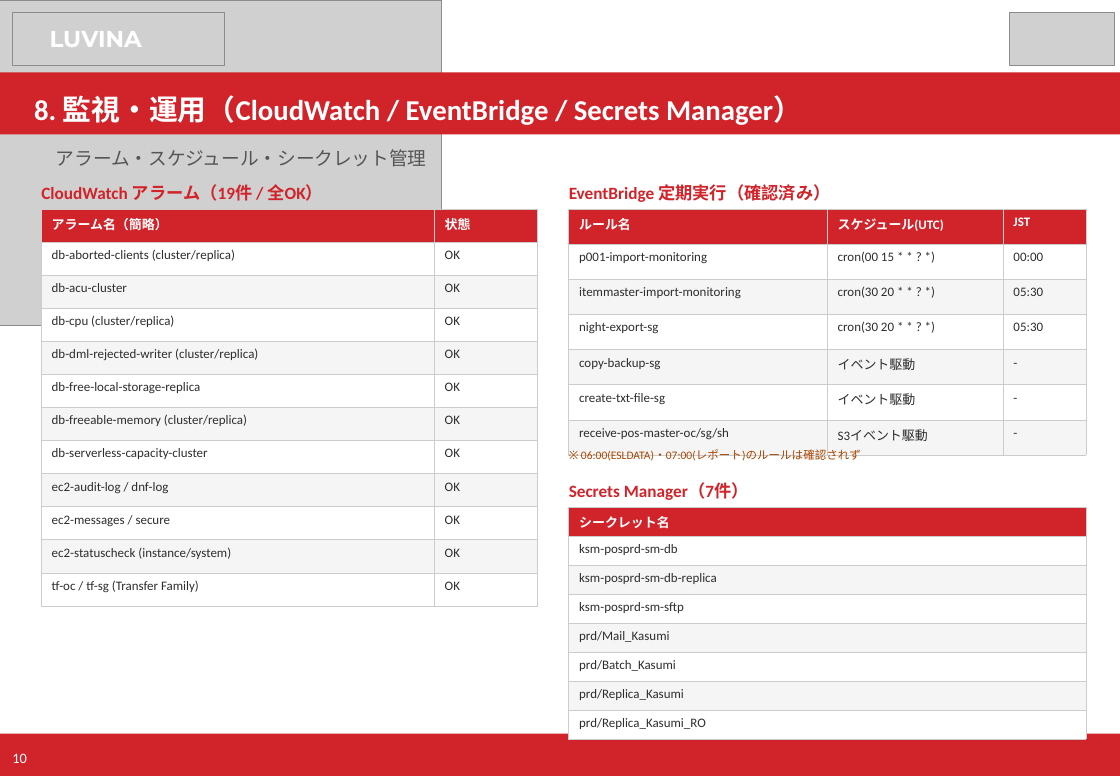
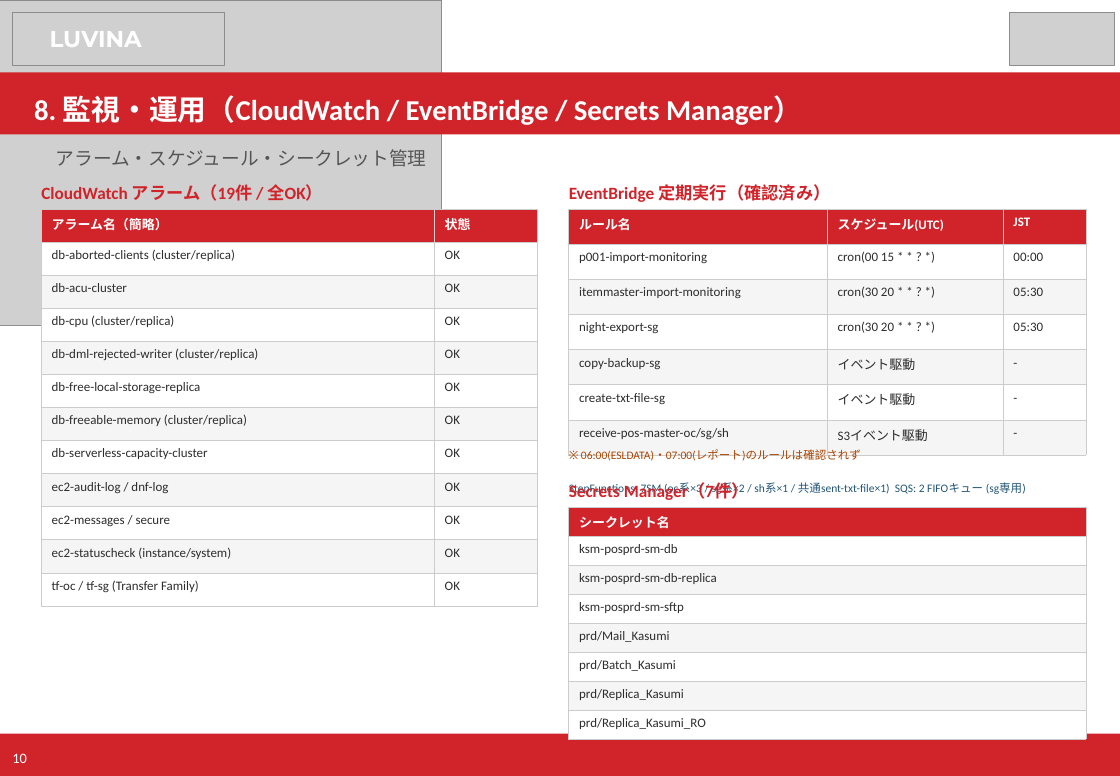
Before and after one commit to kiyoharakadutoshi/kasumi_pos-server_aws, a slide deck: slide 10 of 40_AWS/01_構成資料/カスミPOS_AWS構成資料.pptx. Drawn at 1120x776 pixels with LibreOffice and Linux fonts; fonts in the diff are those of the drawing; grey boxes stand for pictures. Boxes give left, top, right and bottom in pixels: in the first picture for what was removed or moved away, otherwise in the second. Text is boxed around its words. In the diff, an @@ line names an element or a change of style, - is before the commit and + after.

```diff
--- a/40_AWS/01_構成資料/カスミPOS_AWS構成資料.pptx
+++ b/40_AWS/01_構成資料/カスミPOS_AWS構成資料.pptx
@@ text added at (x1=569, y1=482, x2=1026, y2=496), 8 pt, text #225577 @@
+StepFunctions: 7SM (oc系×3 / sg系×2 / sh系×1 / 共通sent-txt-file×1) SQS: 2 FIFOキュー (sg専用)
```
Also in this commit, not shown: 1 other slide changed.
